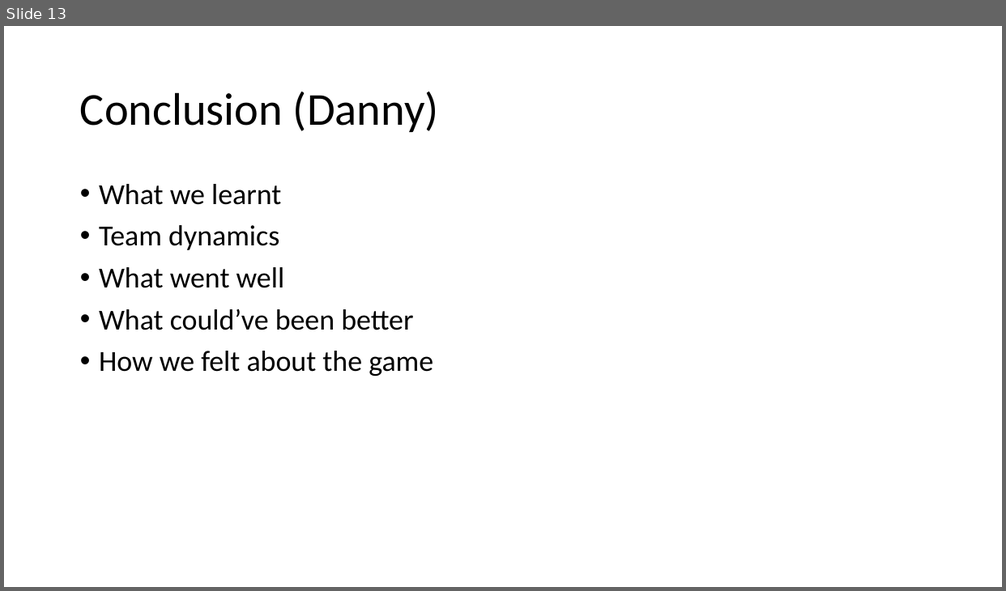
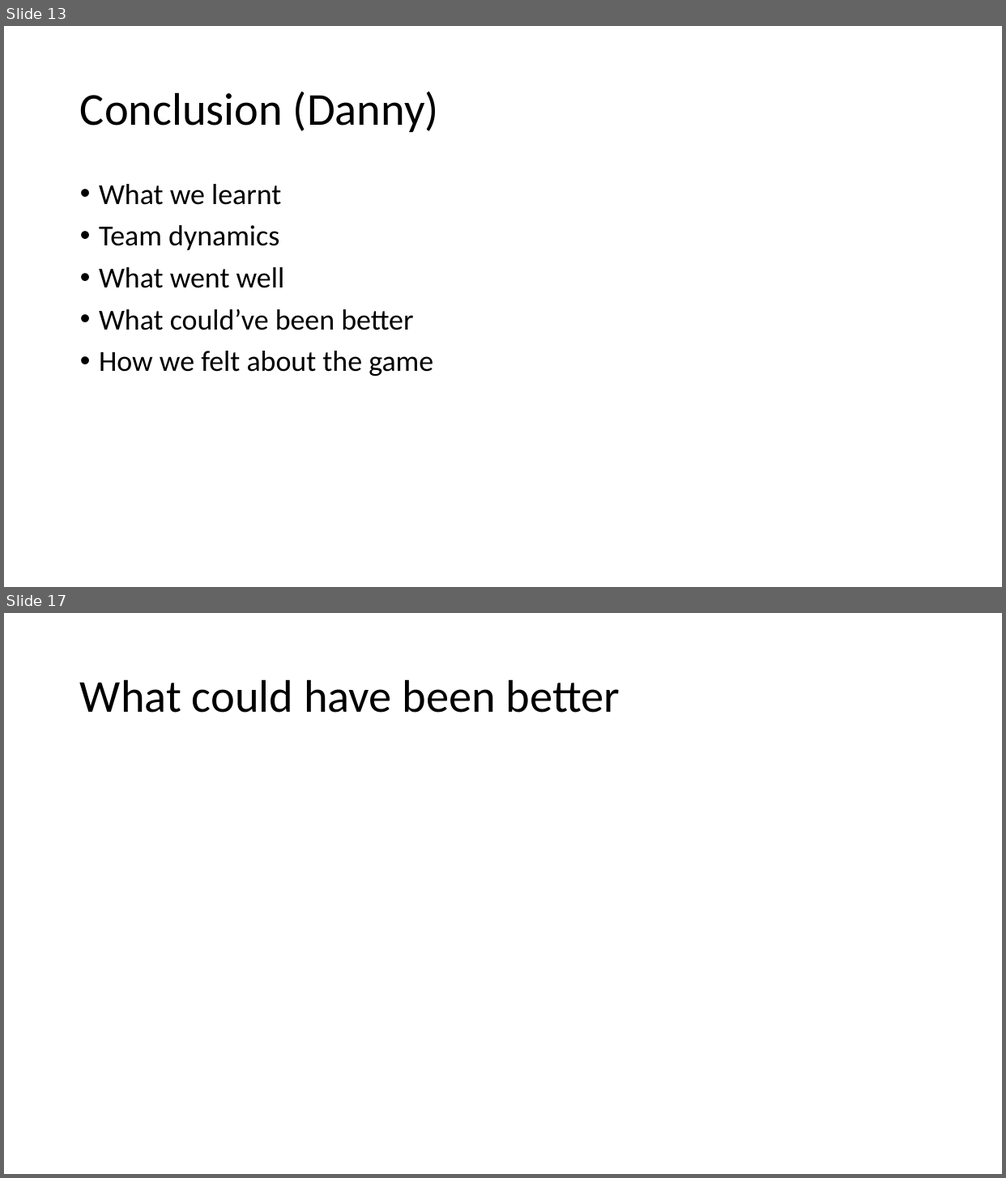
Before and after one commit to DannyStanley/TDEMO-, a slide deck: Video Presentation V3.pptx. Shown one above the other, each under a label of ours: slide 13 before the commit, slides 13 and 17 after it; the slides between them are not shown. The pictures are 1006x591 and 1006x1178 pixels, drawn with LibreOffice and Linux fonts; fonts in the diff are those of the drawing. Boxes give left, top, right and bottom in pixels: in the first picture for what was removed or moved away, otherwise in the second. Text is boxed around its words. In the diff, an @@ line names an element or a change of style, - is before the commit and + after.

```diff
--- a/Video Presentation V3.pptx
+++ b/Video Presentation V3.pptx
@@ slide 17 added at bbox=[4, 613, 1002, 1174], background #FFFFFF @@
@@ title added at bbox=[80, 679, 620, 713], 44 pt, text #000000 @@
+What could have been better
```
Also in this commit, not shown: 4 other slides added.
